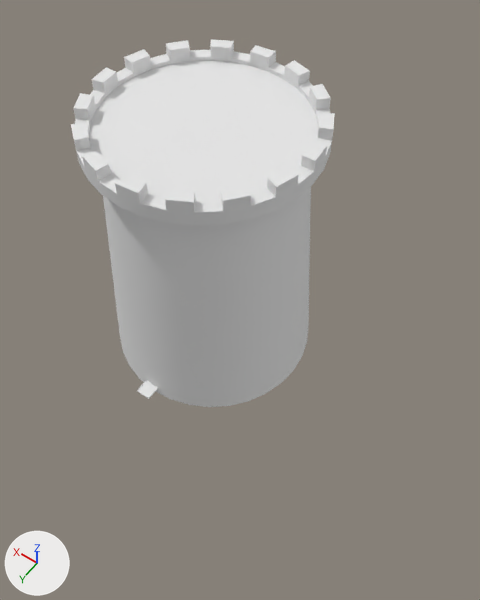
An edit to the FBX model Assets/Models/Torni_001.fbx, drawn before and after from the same camera.
Camera for both pictures: a camera (50 mm lens) standing at (-152.0, 186.0, 330.0) and looking at (-36.0, 23.0, 73.0). Every picture has the same lights, and +X, +Y and +Z are marked at lower left. Where no turn or scale is listed for an object, it has been applied to the vertices.

Names of what the first picture shows: 'Cube', 'Tower'.
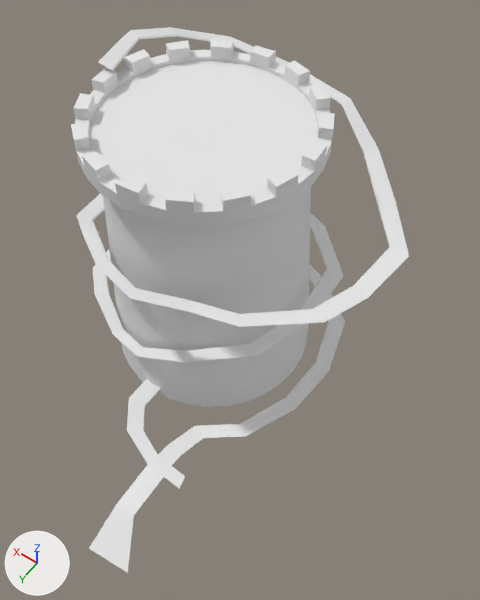
Diff of the bpy script that builds the scene:
```diff
--- a/Assets/Models/Torni_001.fbx.py
+++ b/Assets/Models/Torni_001.fbx.py
@@ me_cube @@
 # used by ob_cube; location = (0.8, 60.2, 4.4); rotation_euler = (1.571, 0.0, 0.0), in degrees (90, 0, 0); scale = (4.43, 0.396, 5.25)
-me_cube.from_pydata(...)  # 24 vertices, 22 faces; spans x -1.0..1.0, y -1.0..1.15, z -1.01..1.0
+me_cube.from_pydata(...)  # 212 vertices, 210 faces; spans x -18.78..13.63, y -1.15..525.3, z -24.7..41.75
+# me_cube part 1
+# 20 vertices are removed from x -1.0..1.0, y -1.0..1.15, z -1.01..0.92
+# 21 faces are deleted
+# 208 vertices are added at x -18.78..13.63, y -1.15..525.3, z -24.7..41.75
+# 209 new faces join them
@@ ob_cube @@
 ob_cube = bpy.data.objects.new('Cube', me_cube)
-ob_cube.location = (0.8, 60.2, 4.4)
+ob_cube.location = (0.0, 59.5, 5.1)
 ob_cube.rotation_euler = (1.571, 0.0, 0.0)  # degrees (90, 0, 0)
-ob_cube.scale = (4.43, 0.396, 5.25)
+ob_cube.scale = (5.29, 0.289, 3.47)
```

Boxes (x1, y1, x2, y2) around the edits, measured in the pictures (480 x 600 px):
'Cube', reshaped, moved, rescaled
    before: (137, 379, 158, 399)
    after: (77, 27, 409, 573)
